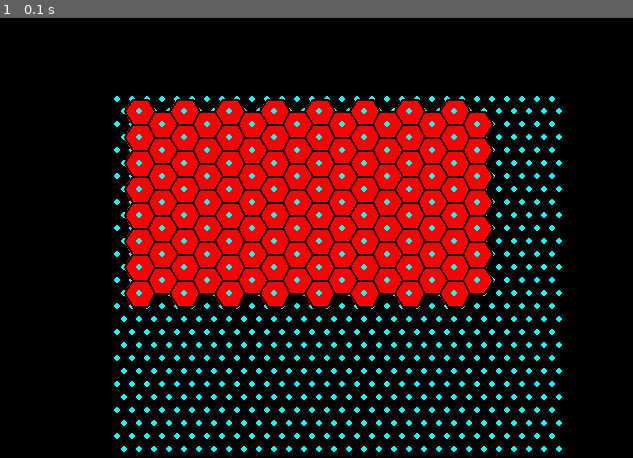
Above: before the commit, frame 1.
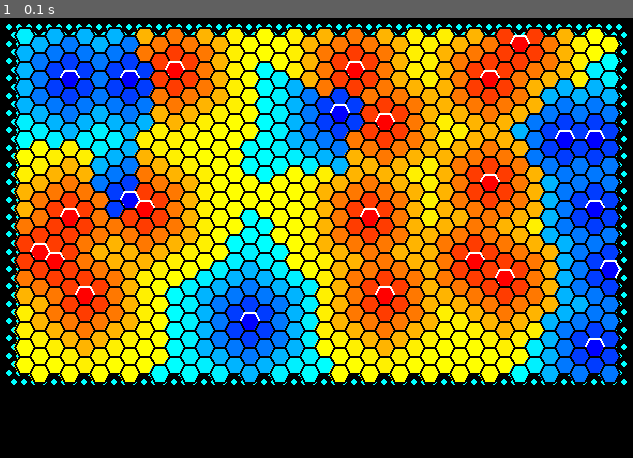
Above: after the commit, the same moment.

Repository: Pineci/slay
Game: pygame game, started from slay/main.py
Two runs of this game, one before a commit and one after it. Both use one fixed random seed, a clock stepped at 60 frames per second and the inputs below.
Inputs:
- Up to frame 1 (0.1 s): no input

The runs differ from the first frame. In frame 1, 67% of the frame differs, in the area x 0-100%, y 1-99%.

Commit message:
Basic map generation working

Diff:
--- a/slay/grid.py
+++ b/slay/grid.py
@@ -28,10 +28,16 @@
         self.top_left = top_left
         self.scale = scale
 
-        @property
-        @abstractmethod
-        def grid(self):
-            ...
+    @property
+    @abstractmethod
+    def grid(self):
+        pass
+
+    def get(self, coord: Tuple[int, int]) -> Tuple[int, int]:
+        if coord[0] < 0 or coord[0] >= self.rows or coord[1] < 0 or coord[1] >= self.cols:
+            raise ValueError(f"Tried to access invalid coordinates: {coord}")
+        else:
+            return self.grid[coord[0]][coord[1]]
 
 class HexGrid(Grid):
     '''
@@ -39,11 +45,10 @@
     forming equilateral triangles between neighboring points.
     '''
 
+    grid = None
+
     def __init__(self, rows, cols, top_left, scale):
-        self.rows = rows
-        self.cols = cols
-        self.top_left = top_left
-        self.scale = scale
+        super().__init__(rows=rows, cols=cols, top_left=top_left, scale=scale)
 
         self.grid = self.make_hex_grid(top_left=self.top_left, side_length=self.scale)
 
--- a/slay/main.py
+++ b/slay/main.py
@@ -2,25 +2,29 @@
 from typing import Tuple, List
 from tile import Hexagon
 from grid import HexGrid
+from map import Map
 
 
 def test_grid():
     bg_color = (0, 0, 0)
     fg_color = (0, 255, 255)
     hx_color = (255, 0, 0)
+    db_color = (255, 255, 0)
 
     w, h = 720, 480
-    rows, cols = 30, 30
     radius = 3
-    top_left = (w * 0.25, h * 0.25)
-    side_length = 15
+    top_left = (w * 0.1, h * 0.1)
+    side_length = 10
 
-    hex_rows, hex_cols = 15, 8
+    hex_rows, hex_cols = 40, 20
+    rows, cols = hex_rows+2, 3*hex_cols + 2
 
     pygame.init()
     root = pygame.display.set_mode((w, h))
 
     hex_grid = HexGrid(rows=rows, cols=cols, top_left=top_left, scale=side_length)
+    test_map = Map(land_points=15, sea_points=10, size=(hex_rows, hex_cols))
+    test_map.make_map()
 
     while True:
         for event in pygame.event.get():
@@ -37,12 +41,34 @@
                     pygame.draw.circle(root, fg_color, point, radius, 0)
             for row in range(hex_rows):
                 for col in range(hex_cols):
+                    hexObject = test_map.get_tile((row, col))
+                    #if hexObject.is_active():
+                    edge_color = bg_color
+                    if hexObject.priority == 0:
+                            edge_color = (255, 255, 255)
+                    if hexObject.is_active():
+                        color = (255, min(60*hexObject.priority, 255), 0)
+                    else:
+                        color = (0, min(60*hexObject.priority, 255), 255)
+                    hexagon, center = hexObject.get_hexagon(hex_grid)
+                    pygame.draw.polygon(root, color, hexagon, 0)
+                    pygame.draw.polygon(root, edge_color, hexagon, 2)
+                    #pygame.draw.circle(root, fg_color, center, radius, 0)
+                    i,j = hexObject.get_grid_coords()
+                    top_left = hex_grid.grid[i][j]
+                    #pygame.draw.circle(root, db_color, top_left, radius, 0)
+            '''
+            for row in range(hex_rows):
+                for col in range(hex_cols):
                     hexObject = Hexagon((row, col))
                     hexagon, center = hexObject.get_hexagon(hex_grid)
                     pygame.draw.polygon(root, hx_color, hexagon, 0)
                     pygame.draw.polygon(root, bg_color, hexagon, 2)
-                    pygame.draw.circle(root, fg_color, center, radius, 0)
-
+                    #pygame.draw.circle(root, fg_color, center, radius, 0)
+                    i,j = hexObject.get_grid_coords()
+                    top_left = hex_grid.grid[i][j]
+                    #pygame.draw.circle(root, db_color, top_left, radius, 0)
+            '''
             pygame.display.flip()
 
 
--- a/slay/map.py
+++ b/slay/map.py
@@ -1,3 +1,7 @@
+from typing import Tuple
+from tile import Tile, TileType
+import numpy as np
+from queue import PriorityQueue
 
 class Map:
     '''
@@ -6,14 +10,89 @@
     '''
 
     # TODO: Implement this class
-    def __init__(self):
-        pass
+    def __init__(self, path: str = "",
+                       land_points: int = 1,
+                       sea_points: int = 0,
+                       size : Tuple[int, int] = (1, 1),
+                       tile_type : TileType = TileType.HEXAGON):
+        self.path = path
+        self.num_land_points = land_points
+        self.num_sea_points = sea_points
+        self.size = size # size in (rows, cols)
+        self.tile_type = tile_type
 
-    def make_map(self):
-        pass
+    def make_map(self) -> None:
+        #TODO: Make sure these points don't repeat
+
+        # Generate list of all possible points (indexed by (row, col)) in the grid
+        rows, cols = np.meshgrid(np.arange(self.size[0]), np.arange(self.size[1]))
+        rows = rows.flatten()
+        cols = cols.flatten()
+        points = np.array([(rows[i], cols[i]) for i in range(self.size[0] * self.size[1])])
+
+        # Select unique points for land and sea points
+
+        sample = np.random.choice(np.arange(len(points)), size=self.num_land_points + self.num_sea_points, replace=False)
+        selected_points = list(map(tuple, list(points[sample])))
+
+        land_points = selected_points[:self.num_land_points]
+        sea_points = selected_points[self.num_land_points:]
+
+        # Make mapping of points
+        tile_constructor = Tile.get_tile_constructor(self.tile_type)
+        self.map_tiles = [[tile_constructor((i, j)) for j in np.arange(self.size[1])] for i in np.arange(self.size[0])]
+
+        # Make land points active tiles, sea points inactive
+        for point in land_points:
+            i, j = point
+            self.map_tiles[i][j].set_activity(True)
+        for point in sea_points:
+            i, j = point
+            self.map_tiles[i][j].set_activity(False)
+
+        # DEBUG
+        for i in range(self.size[0]):
+            for j in range(self.size[1]):
+                self.map_tiles[i][j].priority = 0
+
+        # Set up priority queue for breadth-first expansion of land and sea points
+        reached = [[False for j in np.arange(self.size[1])] for i in np.arange(self.size[0])]
+        q = PriorityQueue()
+        counter = 0
+        #np.random.shuffle(selected_points)
+        for point in selected_points:
+            i,j = point
+            q.put((0, counter, self.map_tiles[i][j]))
+            counter += 1
+            reached[i][j] = True
+
+
+        while not q.empty():
+            priority, order, tile = q.get()
+            #print((priority, order))
+            neighbor_coords = tile.get_neighbors_coords()
+            #print(neighbor_coords)
+            neighbor_coords = list(np.random.permutation(neighbor_coords))
+            #print(neighbor_coords)
+            for coord in neighbor_coords:
+                i, j = coord
+                if self.in_range(coord) and not reached[i][j]:
+                    reached[i][j] = True
+                    self.map_tiles[i][j].set_activity(tile.is_active())
+                    self.map_tiles[i][j].priority = priority+1
+                    q.put((priority+1, counter, self.map_tiles[i][j]))
+                    counter += 1
+
+    def get_tile(self, coord : Tuple[int, int]) -> Tile:
+        row, col = coord
+        return self.map_tiles[row][col]
 
     def save_map(self):
         pass
 
     def load_map(self):
         pass
+
+    def in_range(self, tile_coords: Tuple[int, int]) -> bool:
+        return tile_coords[0] >= 0 and tile_coords[0] < self.size[0] and \
+               tile_coords[1] >= 0 and tile_coords[1] < self.size[1]
--- a/slay/tile.py
+++ b/slay/tile.py
@@ -1,5 +1,9 @@
 from abc import ABC, abstractmethod
 from typing import List, Tuple
+from enum import Enum
+
+class TileType(Enum):
+    HEXAGON = "hexagon"
 
 class Tile(ABC):
 
@@ -44,6 +48,11 @@
     def __eq__(self, other: 'Tile') -> bool:
         return self.tile_coords == other.tile_coords
 
+    @classmethod
+    def get_tile_constructor(cls, type: TileType = TileType.HEXAGON):
+        if type == TileType.HEXAGON:
+            return Hexagon
+
 class Hexagon(Tile):
 
     def __init__(self, coords: Tuple[int, int] = (0, 0),
@@ -53,29 +62,29 @@
 
     def get_grid_coords(self):
         row, col = self.tile_coords
-        return (row, 1 + col*3 + (row % 2) * 2)
+        return (row, 1 + col*3 + (row % 2))
 
     def get_shape_from_grid(self, hex_grid, top_left=(0, 0), use_grid=True):
-        def get(coord):
-            if coord[0] < 0 or coord[0] >= hex_grid.cols or coord[1] < 0 or coord[1] >= hex_grid.rows:
-                raise Exception
-            else:
-                return hex_grid.grid[coord[0]][coord[1]]
         if top_left[0] % 2 == 0:
             vertices = [[0, 0], [0, 1], [1, 1], [2, 1], [2, 0], [1, -1]]
+            center = [1, 0]
         else:
-            vertices = [[0, -1], [0, 0], [1, 1], [2, 0], [2, -1], [1, -1]]
+            vertices = [[0, 0], [0, 1], [1, 2], [2, 1], [2, 0], [1, 0]]
+            center = [1, 1]
         vertices = [[vertex[0] + top_left[0], vertex[1] + top_left[1]] for vertex in vertices]
-        center = [top_left[0]+1, top_left[1]]
+        center = [top_left[0]+center[0], top_left[1] + center[1]]
 
         if use_grid:
-            return list(map(get, vertices)), get(center)
+            return list(map(lambda c: hex_grid.get(c), vertices)), hex_grid.get(center)
         else:
             return vertices, center
 
     def get_neighbors_coords(self):
-        relative_coords = [(-2, 0), (-1, 1), (1, 1), (2, 0), (1, -1), (-1, -1)]
-        return list(map(lambda c: (c[0] + self.tile_coords[0], c[1] + self.tile_coords[1])))
+        if self.tile_coords[0] % 2 == 0:
+            relative_coords = [(-2, 0), (-1, 0), (1, 0), (2, 0), (1, -1), (-1, -1)]
+        else:
+            relative_coords = [(-2, 0), (-1, 1), (1, 1), (2, 0), (1, 0), (-1, 0)]
+        return list(map(lambda c: (c[0] + self.tile_coords[0], c[1] + self.tile_coords[1]), relative_coords))
 
     def get_hexagon(self, hex_grid):
         return self.get_shape_from_grid(hex_grid, self.get_grid_coords(), use_grid=True)
